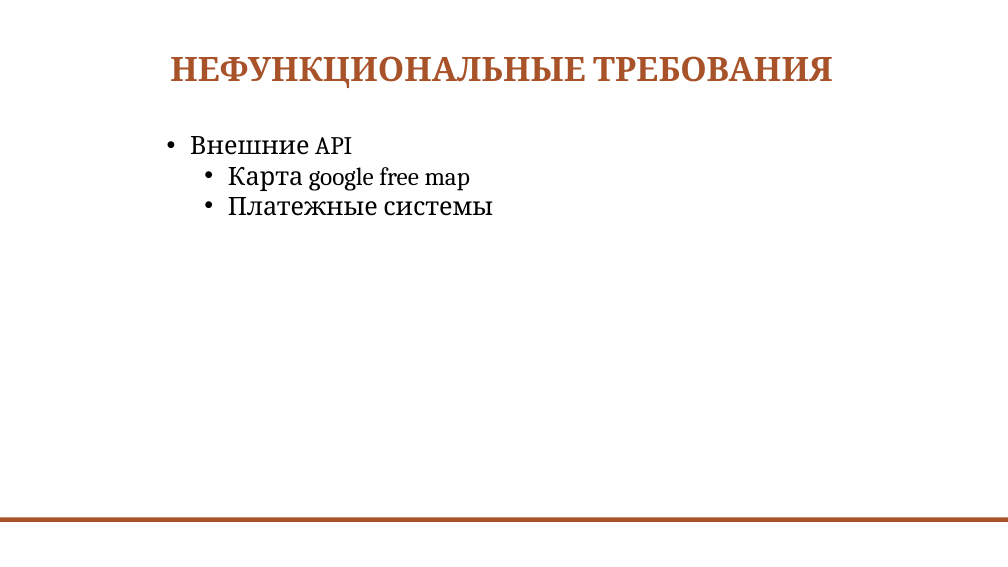
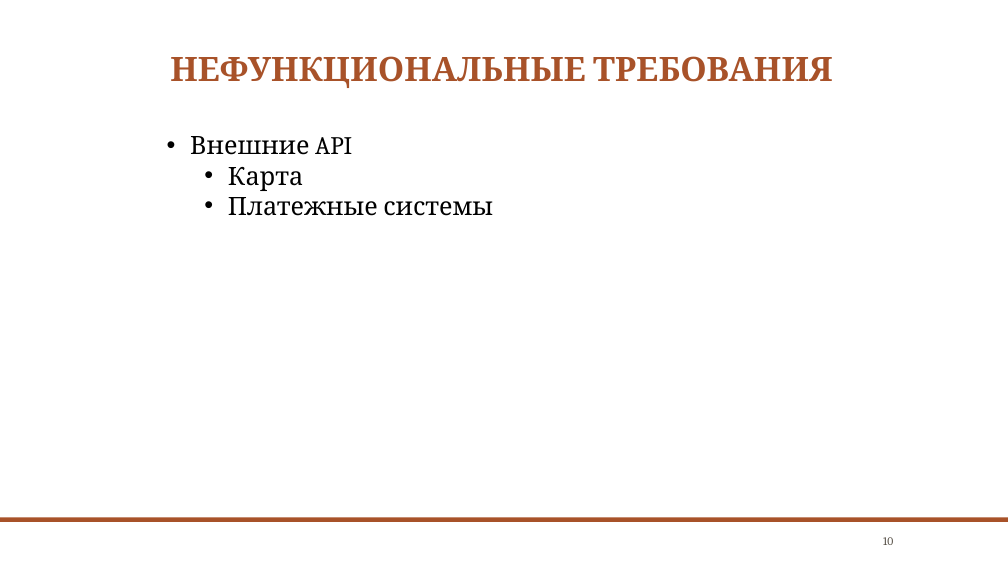
Before and after one commit to AnasKg/NewAdventure, a slide deck: slide 10 of conferens.pptx (slide 9 before the commit). Drawn at 1008x567 pixels with LibreOffice and Linux fonts; fonts in the diff are those of the drawing; background and template pictures are left out. Boxes give left, top, right and bottom in pixels: in the first picture for what was removed or moved away, otherwise in the second. Text is boxed around its words. In the diff, an @@ line names an element or a change of style, - is before the commit and + after.

```diff
--- a/conferens.pptx
+++ b/conferens.pptx
@@ text at [228,167,303,191]: text changed @@
-  • Карта google free map
+  • Карта
@@ page number added at [883,537,893,545], 11 pt, text #514A40 @@
+10
```
Also in this commit, not shown: 7 other slides changed, 2 slides added, 1 slide removed.
